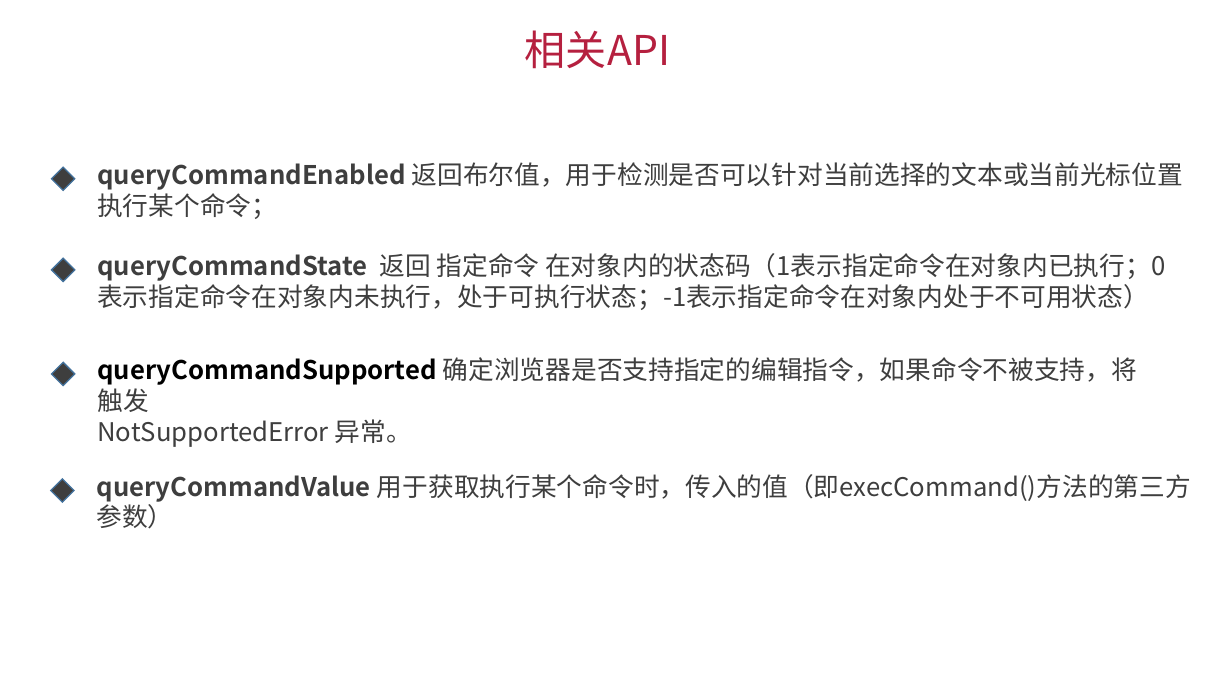
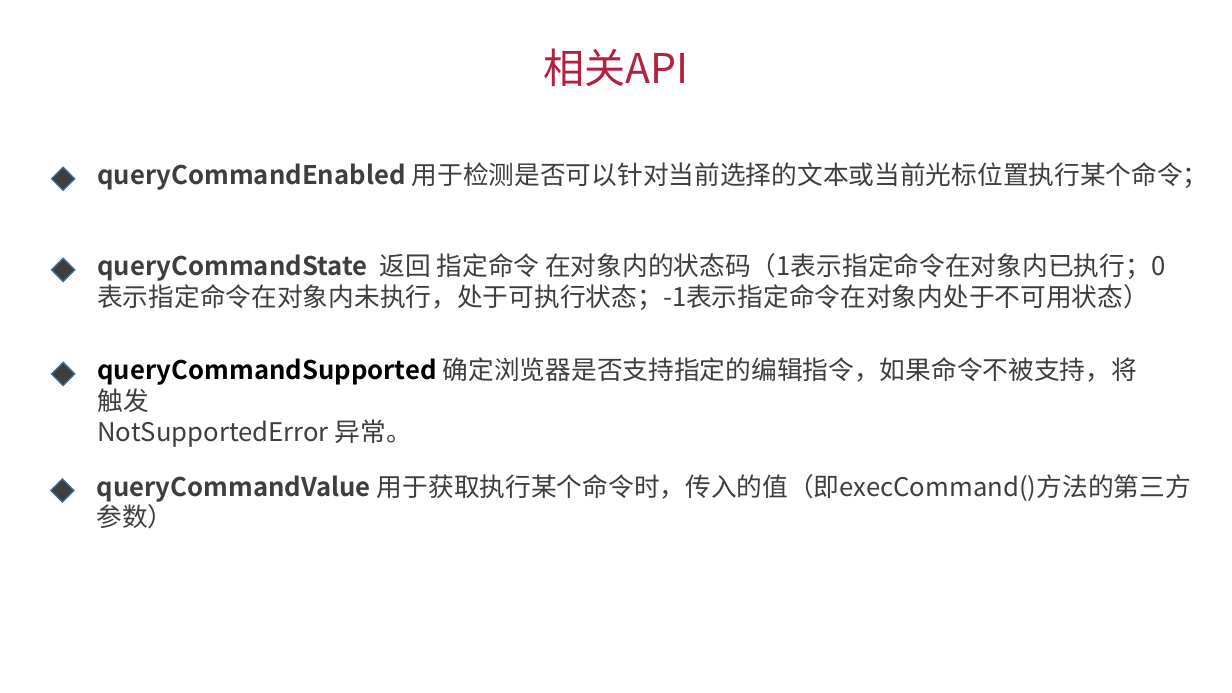
Before and after one commit to LINZJAI/editor-demo, a slide deck: slide 7 of 富文本编辑器初探(1)/富文本编辑器初探(1).pptx. Drawn at 1232x693 pixels with LibreOffice and Linux fonts; fonts in the diff are those of the drawing. Boxes give left, top, right and bottom in pixels: in the first picture for what was removed or moved away, otherwise in the second. Text is boxed around its words. In the diff, an @@ line names an element or a change of style, - is before the commit and + after.

```diff
--- a/富文本编辑器初探(1)/富文本编辑器初探(1).pptx
+++ b/富文本编辑器初探(1)/富文本编辑器初探(1).pptx
@@ text "相关API" moved from (x1=525, y1=30, x2=670, y2=69) to (x1=543, y1=48, x2=688, y2=87) @@
@@ text at (x1=97, y1=162, x2=1209, y2=190): text changed @@
-queryCommandEnabled 返回布尔值，用于检测是否可以针对当前选择的文本或当前光标位置执行某个命令；
+queryCommandEnabled 用于检测是否可以针对当前选择的文本或当前光标位置执行某个命令；
```
Also in this commit, not shown: 16 other slides changed, 1 slide added, 2 other files.
